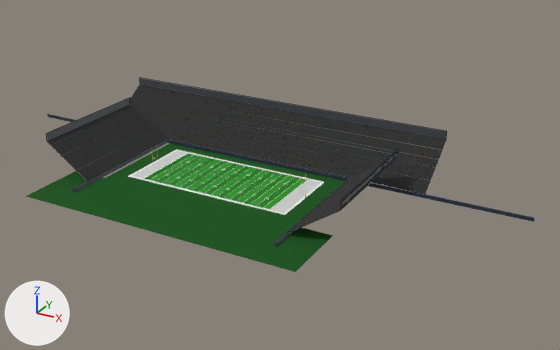
The Blender file art/field.blend as it was, and as the next commit left it.
Camera for both pictures: a 50 mm camera at (329.0, -384.0, 217.0) aimed at (97.0, 37.0, 7.0). The axes (+X, +Y, +Z) are drawn at lower left. The lights are the same throughout. The picture after the commit comes second. Text is drawn in Blender's own font. Mesh edges are drawn as thin lines on the coarser meshes.

In view in the first picture: 'Field', 'StandsFar', 'StandsLeft', 'StandsRight', 'Wall', 'WallLeft' and 1 more.
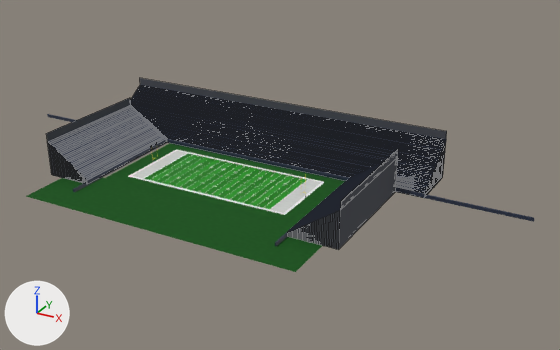
Where the newer file only moved an object's origin or applied its transform, the numbers keep the older frame.

Patch to the scene script:
```diff
--- a/art/field.blend.py
+++ b/art/field.blend.py
@@ mat_seats @@
+mat_seats = principled_material('Seats')
+mat_seats.base_color = (0.03, 0.05, 0.12)  # dark blue #303f61
@@ me_standsfar @@
 # used by ob_standsfar; location = (0.0, 0.0, 0.0)
-me_standsfar.from_pydata(...)  # 276 vertices, 69 faces; spans x -70.0..190.0, y 64.0..102.0, z 2.0..34.0
+me_standsfar.from_pydata(...)  # 548 vertices, 137 faces; spans x -70.0..190.0, y 64.0..102.0, z 0.0..34.0
+# me_standsfar part 1: 34 vertices moved from x -70.0..190.0, y 64.0..98.0, z 2.0..26.0 to x -70.0..190.0, y 64.0..98.0, z 0.0..26.0; 272 vertices added at x -70.0..190.0, y 64.0..102.0, z 0.0..28.0
+# me_standsfar part 2: 1 face spanning x -70.0..190.0, y 64.0, z 0.0..3.0 switches from mat_crowd2 to mat_concrete (dark grey #454850)
+# me_standsfar part 3: 26 faces spanning x -70.0..190.0, y 64.0..102.0, z 3.0..28.0 switch from mat_crowd2 to mat_seats (dark blue #303f61)
 me_standsfar.materials.append(mat_concrete)
@@ me_standsleft @@
 # used by ob_standsleft; location = (0.0, 0.0, 0.0)
-me_standsleft.from_pydata(...)  # 244 vertices, 61 faces; spans x -50.0..-17.0, y -25.7..64.3, z 2.4..30.9
+me_standsleft.from_pydata(...)  # 484 vertices, 121 faces; spans x -50.0..-17.0, y -25.7..64.3, z 0.0..30.9
+# me_standsleft part 4: 2 vertices moved from x -17.0, y -25.7..64.3, z 2.4 to x -17.0, y -25.7..64.3, z 0.0; 240 vertices added at x -50.0..-17.0, y -25.7..64.3, z 0.0..24.9
+# me_standsleft part 5: 1 face spanning x -17.0, y -25.7..64.3, z 0.0..3.2 switches from mat_crowd2 to mat_concrete (dark grey #454850)
+# me_standsleft part 6: 30 faces spanning x -50.0..-17.0, y -25.7..64.3, z 3.2..24.9 switch from mat_crowd2 to mat_seats (dark blue #303f61)
 me_standsleft.materials.append(mat_concrete)
@@ me_standsright @@
 # used by ob_standsright; location = (0.0, 53.0, 0.0)
-me_standsright.from_pydata(...)  # 244 vertices, 61 faces; spans x 137.0..170.0, y -79.0..11.0, z 2.4..30.9
+me_standsright.from_pydata(...)  # 484 vertices, 121 faces; spans x 137.0..170.0, y -79.0..11.0, z 0.0..30.9
+# me_standsright part 7: 2 vertices moved from x 137.0, y -79.0..11.0, z 2.4 to x 137.0, y -79.0..11.0, z 0.0; 240 vertices added at x 137.0..170.0, y -79.0..11.0, z 0.0..24.9
+# me_standsright part 8: 30 faces spanning x 137.0..170.0, y -79.0..11.0, z 3.2..24.9 switch from mat_crowd2 to mat_seats (dark blue #303f61)
 me_standsright.materials.append(mat_concrete)
```

Location of each change, (x1, y1, x2, y2) in pixels of the pictures (560 x 350 px):
'StandsFar', reshaped
    before: (131, 78, 447, 194)
    after: (131, 78, 447, 195)
'StandsLeft', reshaped
    before: (46, 98, 167, 181)
    after: (46, 98, 167, 183)
'StandsRight', reshaped (21% taller)
    before: (288, 148, 399, 232)
    after: (288, 148, 399, 250)
part 1 of me_standsfar, built on
    before: (131, 88, 444, 189)
    after: (131, 83, 446, 195)
part 2 of me_standsfar, recoloured
    both: (167, 138, 425, 194)
part 3 of me_standsfar, recoloured
    both: (131, 85, 446, 193)
part 4 of me_standsleft, built on
    after: (46, 98, 166, 183)
part 5 of me_standsleft, recoloured
    both: (88, 139, 167, 181)
part 6 of me_standsleft, recoloured (lighter)
    both: (48, 105, 167, 180)
part 7 of me_standsright, built on
    after: (288, 148, 399, 250)
part 8 of me_standsright, recoloured
    both: (288, 163, 382, 232)
